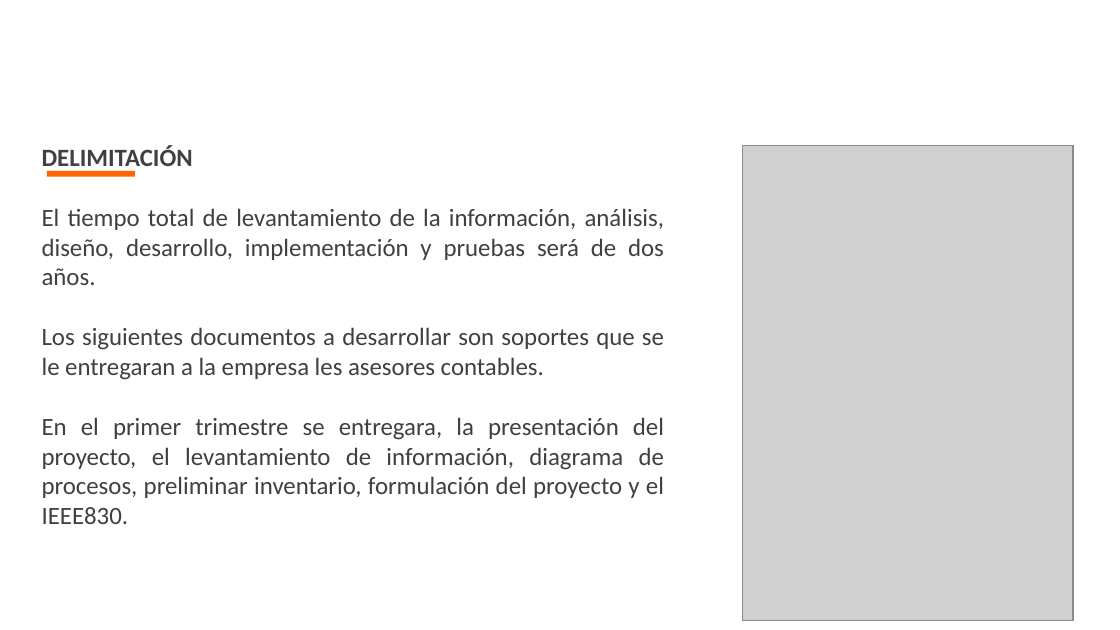
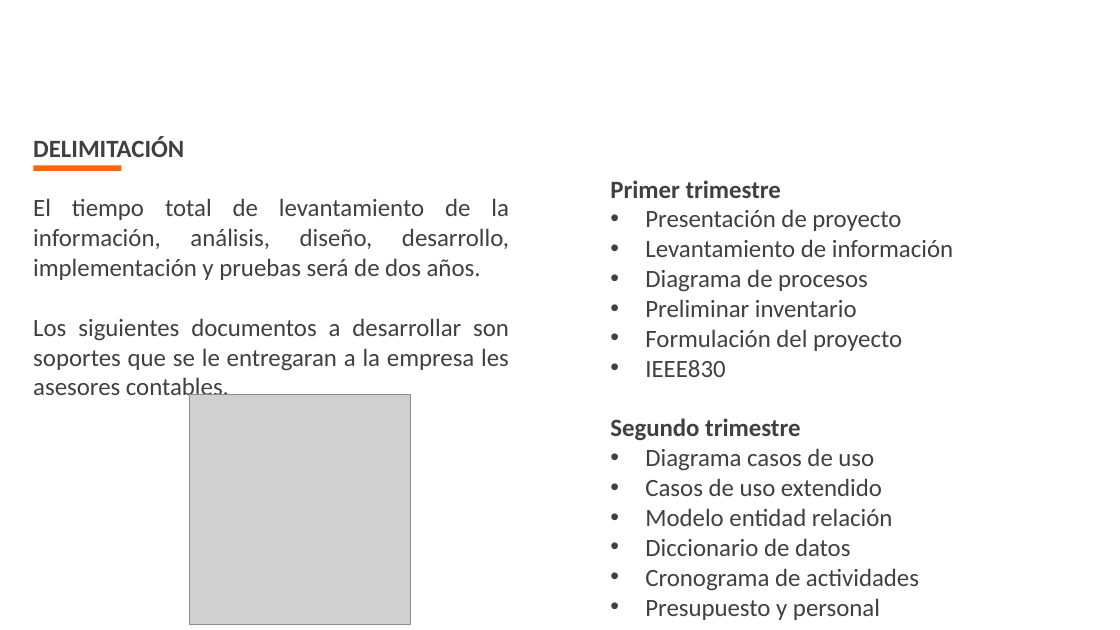
Before and after one commit to alejaleo/proyecto_segi, a slide deck: slide 16 of proyecto_formativo/documentacion/primer_trimestre/1_Presentación_Sustentacion.pptx. Drawn at 1120x630 pixels with LibreOffice and Linux fonts; fonts in the diff are those of the drawing; grey boxes stand for pictures; background and template pictures are left out. Boxes give left, top, right and bottom in pixels: in the first picture for what was removed or moved away, otherwise in the second. Text is boxed around its words. In the diff, an @@ line names an element or a change of style, - is before the commit and + after.

Commit message:
se eliminan notas de prueba en primer y segundo trimestre

```diff
--- a/proyecto_formativo/documentacion/primer_trimestre/1_Presentación_Sustentacion.pptx
+++ b/proyecto_formativo/documentacion/primer_trimestre/1_Presentación_Sustentacion.pptx
@@ text "DELIMITACIÓN": place and size @@
-text "DELIMITACIÓN" at <box>42,146,664,524</box>
+text "DELIMITACIÓN" at <box>33,136,509,401</box>
@@ picture removed at <box>743,146,1073,619</box> @@
@@ rectangle: place and size @@
-rectangle at <box>47,171,136,177</box>
+rectangle at <box>34,166,122,171</box>
@@ text added at <box>610,180,953,620</box>, 16 pt, text #404040 @@
+Primer trimestre
+• Presentación de proyecto
+• Levantamiento de información
+• Diagrama de procesos
+• Preliminar inventario
+• Formulación del proyecto
+• IEEE830
+Segundo trimestre
+• Diagrama casos de uso
+• Casos de uso extendido
+• Modelo entidad relación
+• Diccionario de datos
+• Cronograma de actividades
+• Presupuesto y personal
@@ text at <box>42,417,664,524</box>: paragraph removed @@
-En el primer trimestre se entregara, la presentación del proyecto, el levantamiento de información, diagrama de procesos, preliminar inventario, formulación del proyecto y el IEEE830.
@@ picture added at <box>189,394,410,625</box> @@
```
Also in this commit, not shown: 3 other slides changed, 2 slides removed, 2 other files.
